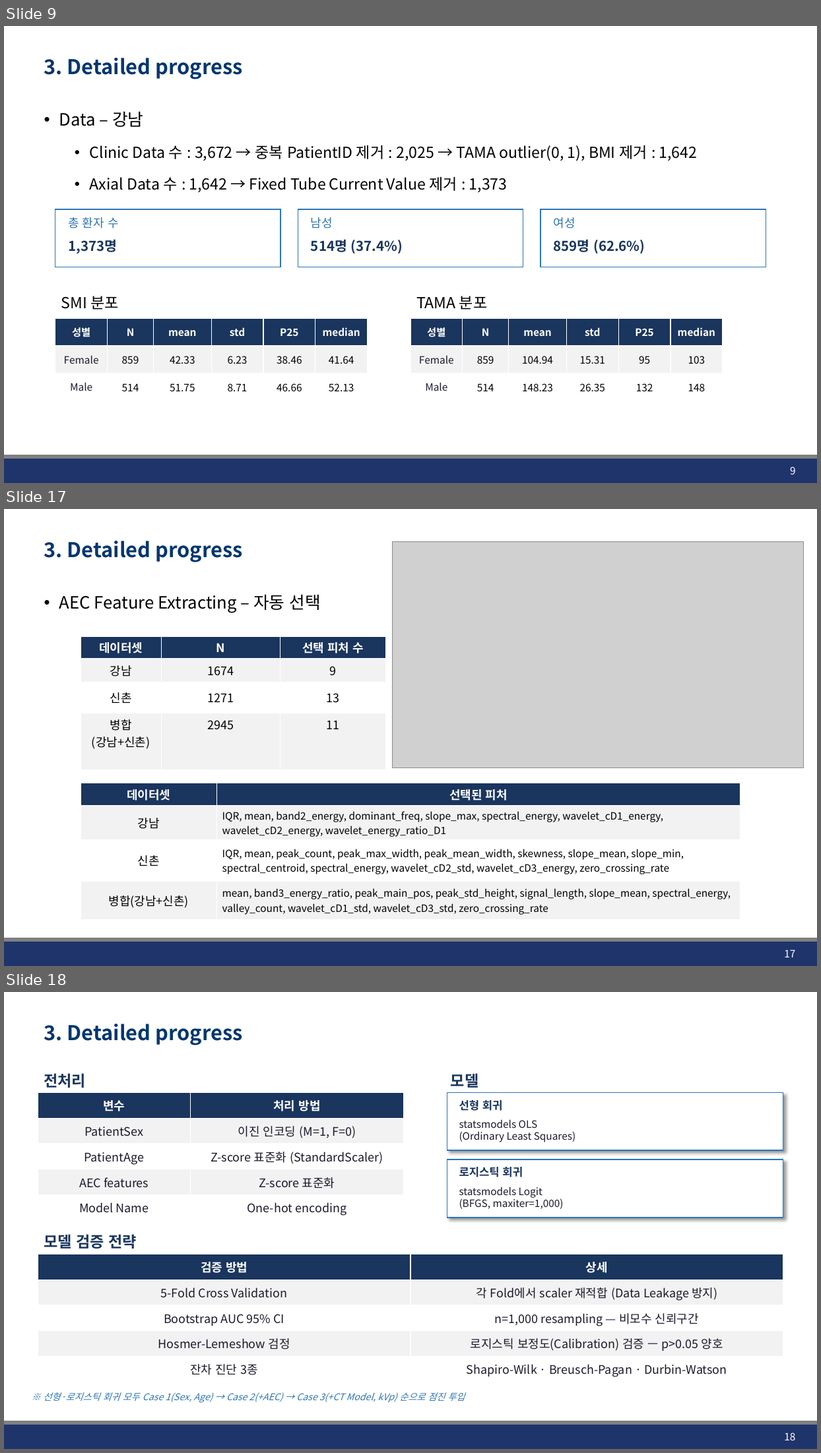
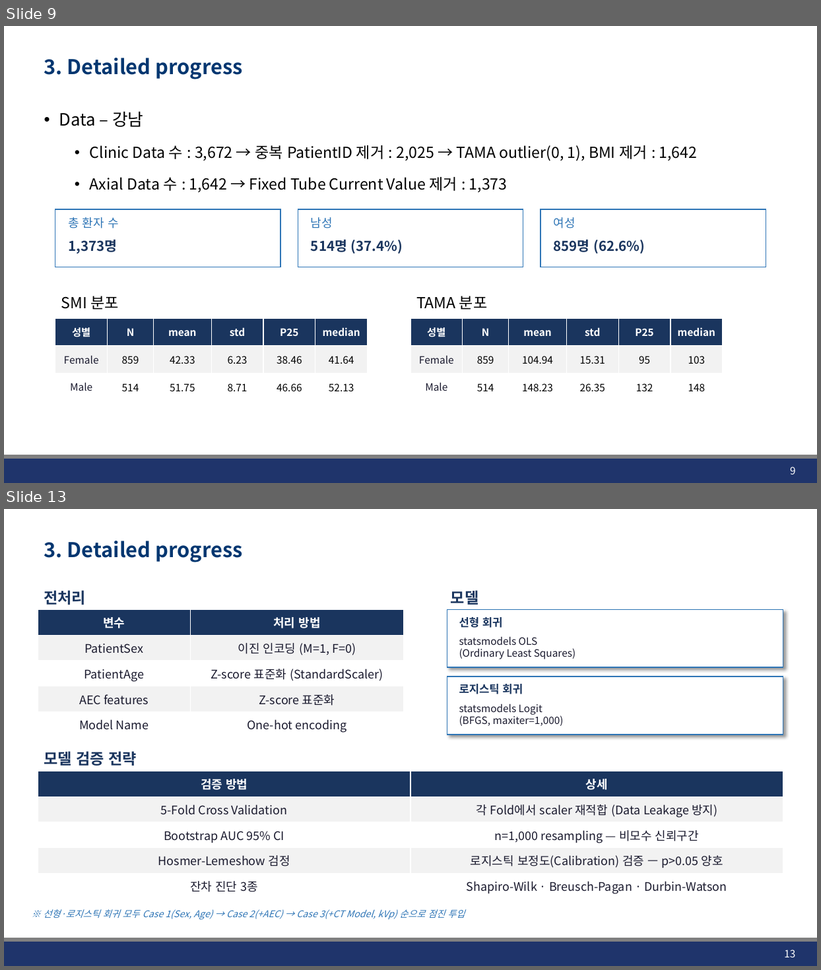
Before and after one commit to JHWannabe/2026-1_Study, a slide deck: 연구자료/260508_AEC_SMI_Analysis.pptx. Shown one above the other, each under a label of ours: slides 9, 17 and 18 before the commit, slides 9 and 13 after it; the slides between them are not shown. The pictures are 821x1453 and 821x970 pixels, drawn with LibreOffice and Linux fonts; fonts in the diff are those of the drawing; grey boxes stand for pictures; background and template pictures are left out. Boxes give left, top, right and bottom in pixels: in the first picture for what was removed or moved away, otherwise in the second. Text is boxed around its words. In the diff, an @@ line names an element or a change of style, - is before the commit and + after.

```diff
--- a/연구자료/260508_AEC_SMI_Analysis.pptx
+++ b/연구자료/260508_AEC_SMI_Analysis.pptx
@@ slide 17 removed at (4, 509, 817, 966), background #FFFFFF; not listed: 2 template elements that a slide beside it also shows @@
@@ title removed at (44, 541, 243, 562) @@
-3. Detailed progress
@@ picture removed at (392, 542, 804, 768) @@
@@ text removed at (59, 594, 321, 613) @@
-• AEC Feature Extracting – 자동 선택
@@ table removed at (81, 636, 386, 752), 4 rows, 3 columns @@
-데이터셋 | N | 선택 피처 수
-강남 | 1674 | 9
-신촌 | 1271 | 13
-병합 / (강남+신촌) | 2945 | 11
@@ table removed at (81, 784, 741, 918), 4 rows, 2 columns @@
-데이터셋 | 선택된 피처
-강남 | IQR, mean, band2_energy, dominant_freq, slope_max, spectral_energy, wavelet_cD1_energy, wavelet_cD2_energy, wavelet_energy_ratio_D1
-신촌 | IQR, mean, peak_count, peak_max_width, peak_mean_width, skewness, slope_mean, slope_min, spectral_centroid, spectral_energy, wavelet_cD2_std, wavelet_cD3_energy, zero_crossing_rate
-병합(강남+신촌) | mean, band3_energy_ratio, peak_main_pos, peak_std_height, signal_length, slope_mean, spectral_energy, valley_count, wavelet_cD1_std, wavelet_cD3_std, zero_crossing_rate
@@ page number removed at (784, 950, 795, 958) @@
-17
@@ what was slide 18 is now slide 13 @@
@@ page number at (784, 950, 795, 958): text changed @@
-18
+13
```
Also in this commit, not shown: 1 slide changed, 2 slides added, 6 other slides removed, 30 other files.
